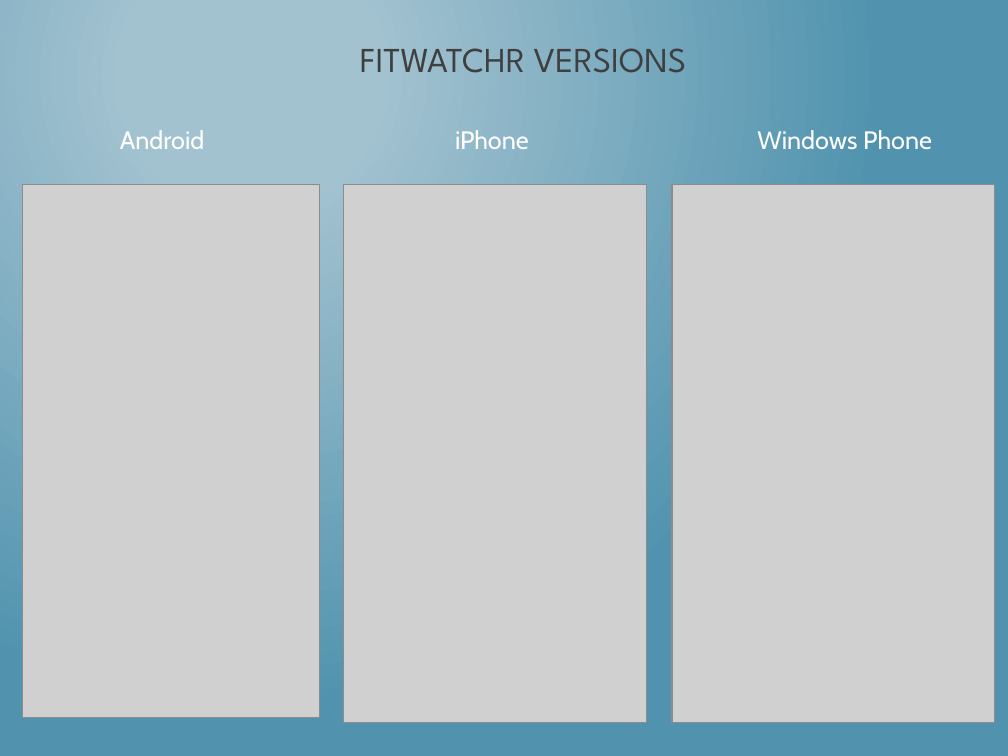
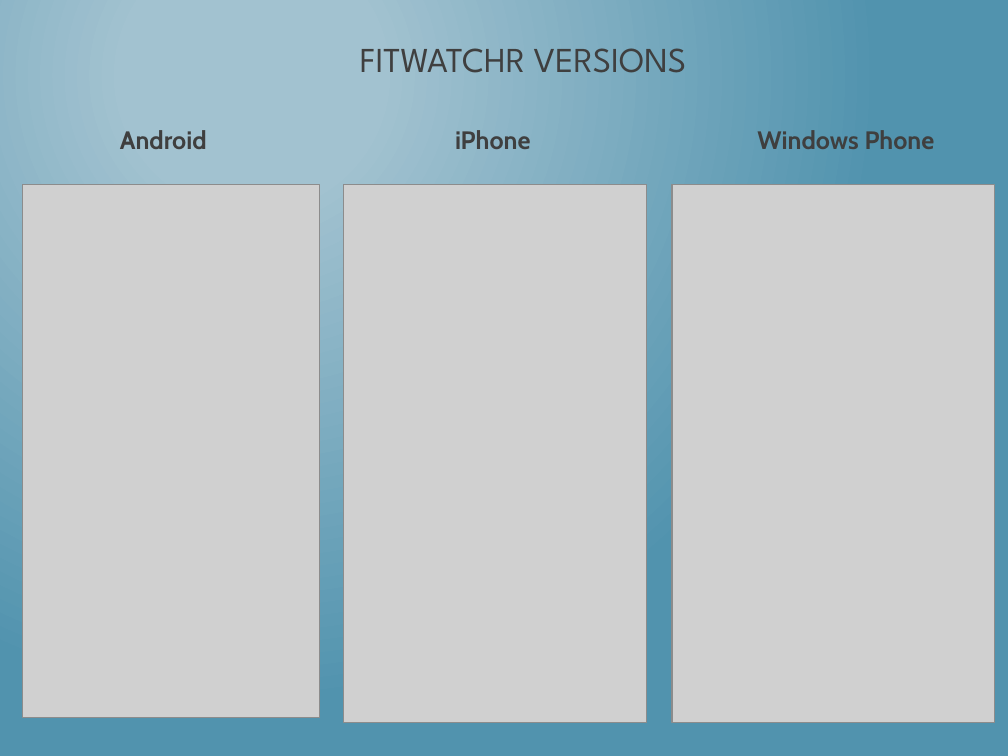
Before and after one commit to dotNetkow/Presentations, a slide deck: slide 6 of 2014-08-11 That Conference - Hybrid Apps/Building PhoneGap Mobile App w KendoUI.pptx (slide 7 before the commit). Drawn at 1008x756 pixels with LibreOffice and Linux fonts; fonts in the diff are those of the drawing; grey boxes stand for pictures. Boxes give left, top, right and bottom in pixels: in the first picture for what was removed or moved away, otherwise in the second. Text is boxed around its words. In the diff, an @@ line names an element or a change of style, - is before the commit and + after.

```diff
--- a/2014-08-11 That Conference - Hybrid Apps/Building PhoneGap Mobile App w KendoUI.pptx
+++ b/2014-08-11 That Conference - Hybrid Apps/Building PhoneGap Mobile App w KendoUI.pptx
@@ text "Android iPhone Windows Phone" at (x1=120, y1=130, x2=935, y2=149): text colour #FFFFFF to #3F3F3F, bold on @@
```
Also in this commit, not shown: 14 other slides changed, 1 other file.
